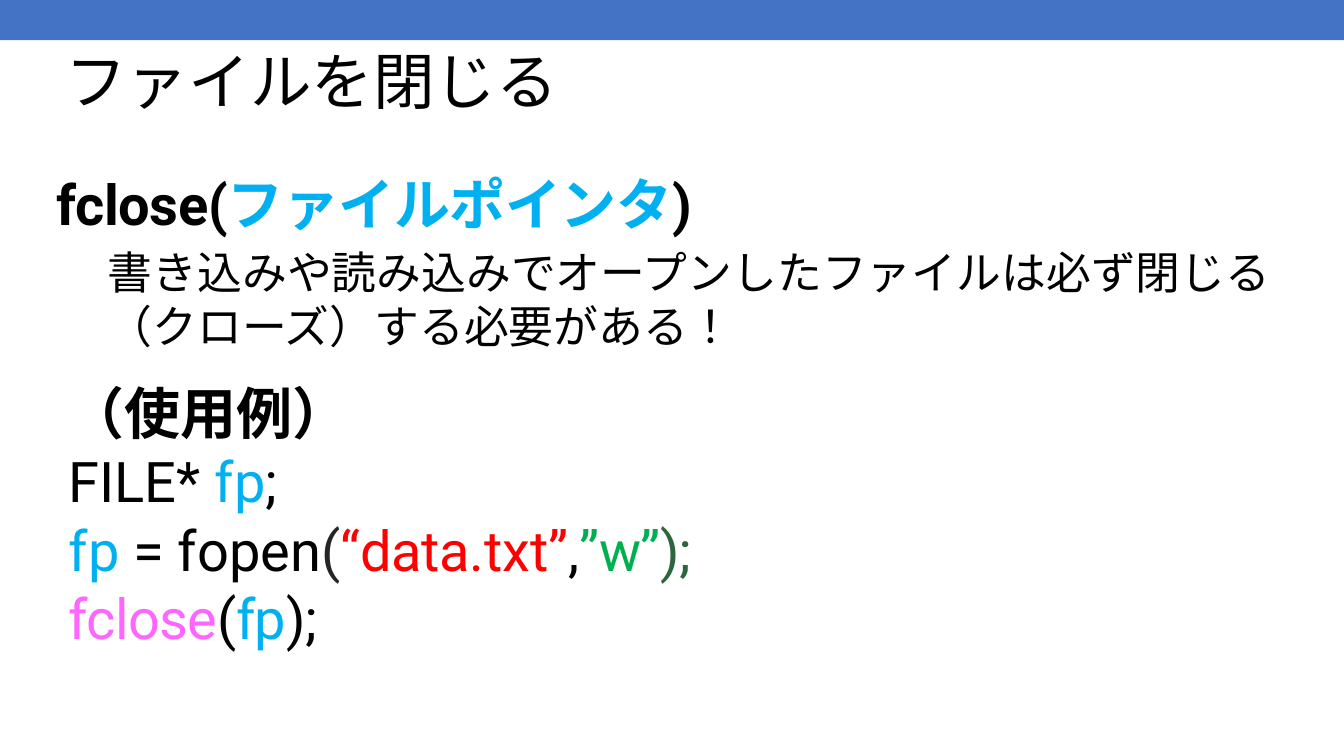
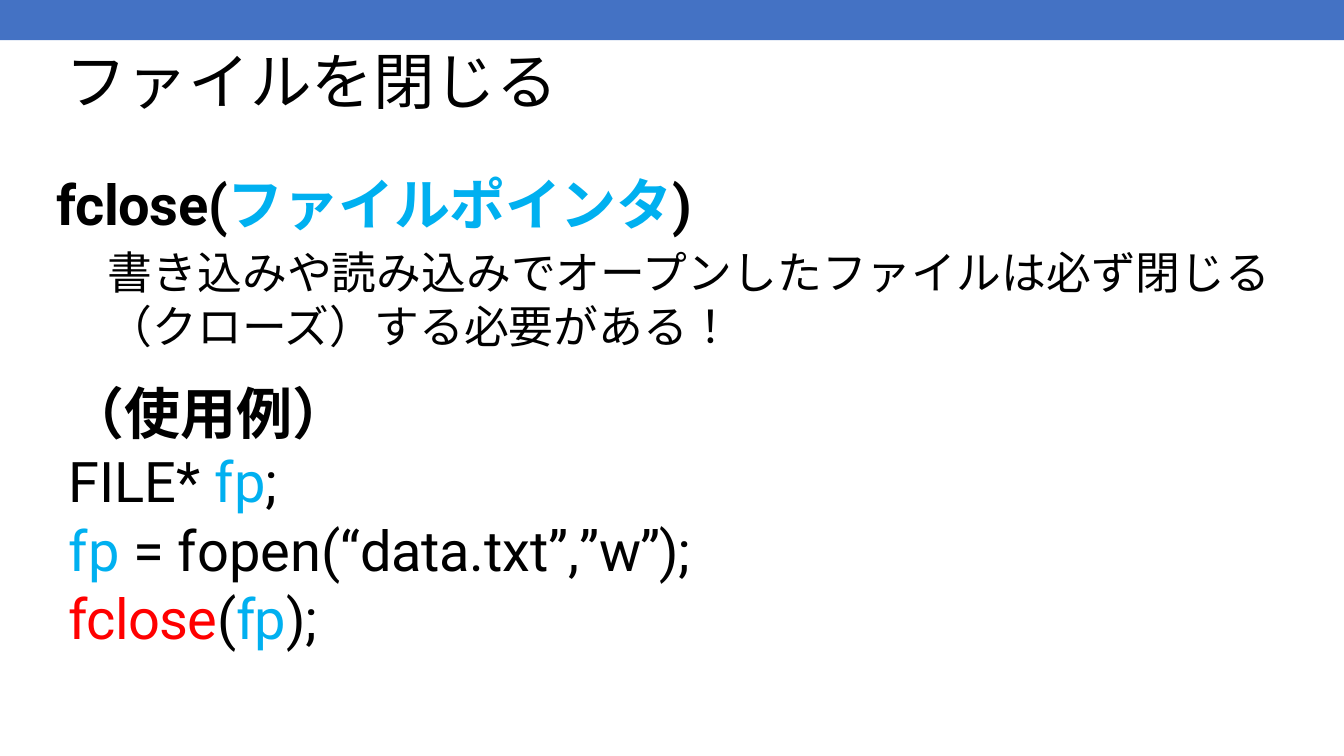
Before and after one commit to kic-murata/cpp2025, a slide deck: slide 8 of 授業資料/授業資料：ファイル処理.pptx. Drawn at 1344x756 pixels with LibreOffice and Linux fonts; fonts in the diff are those of the drawing. Boxes give left, top, right and bottom in pixels: in the first picture for what was removed or moved away, otherwise in the second. Text is boxed around its words. In the diff, an @@ line names an element or a change of style, - is before the commit and + after.

```diff
--- a/授業資料/授業資料：ファイル処理.pptx
+++ b/授業資料/授業資料：ファイル処理.pptx
@@ text at (69,526,691,652): text colour #252525 to #000000, text colour #FF0000 to #000000, text colour #00B050 to #000000, text colour #2D663D to #000000 in "fopen(“data.txt”,”w”);"; text colour #FF66FF to #FF0000 in "fclose(fp);" @@
```
Also in this commit, not shown: 9 other slides changed, 1 slide added, 1 other file.
